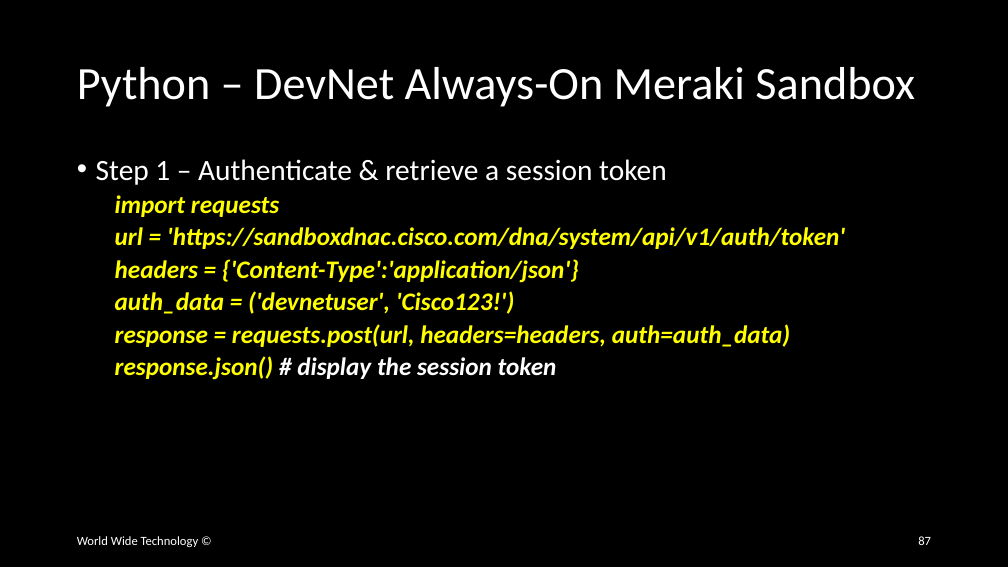
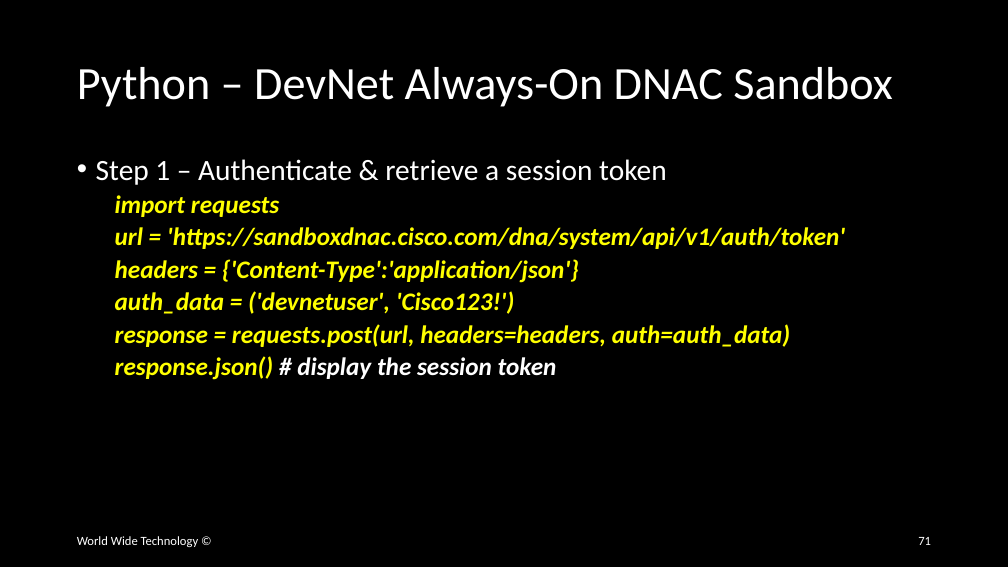
Before and after one commit to wwt/curl-requests-foundations, a slide deck: slide 71 of curl-requests-foundations.pptx (slide 87 before the commit). Drawn at 1008x567 pixels with LibreOffice and Linux fonts; fonts in the diff are those of the drawing. Boxes give left, top, right and bottom in pixels: in the first picture for what was removed or moved away, otherwise in the second. Text is boxed around its words. In the diff, an @@ line names an element or a change of style, - is before the commit and + after.

Commit message:
Added Meraki Python commands

```diff
--- a/curl-requests-foundations.pptx
+++ b/curl-requests-foundations.pptx
@@ title at [77,67,893,107]: text changed @@
-Python – DevNet Always-On Meraki Sandbox
+Python – DevNet Always-On DNAC Sandbox
@@ page number at [918,537,931,545]: text changed @@
-87
+71
```
Also in this commit, not shown: 6 other slides changed, 13 slides removed.
